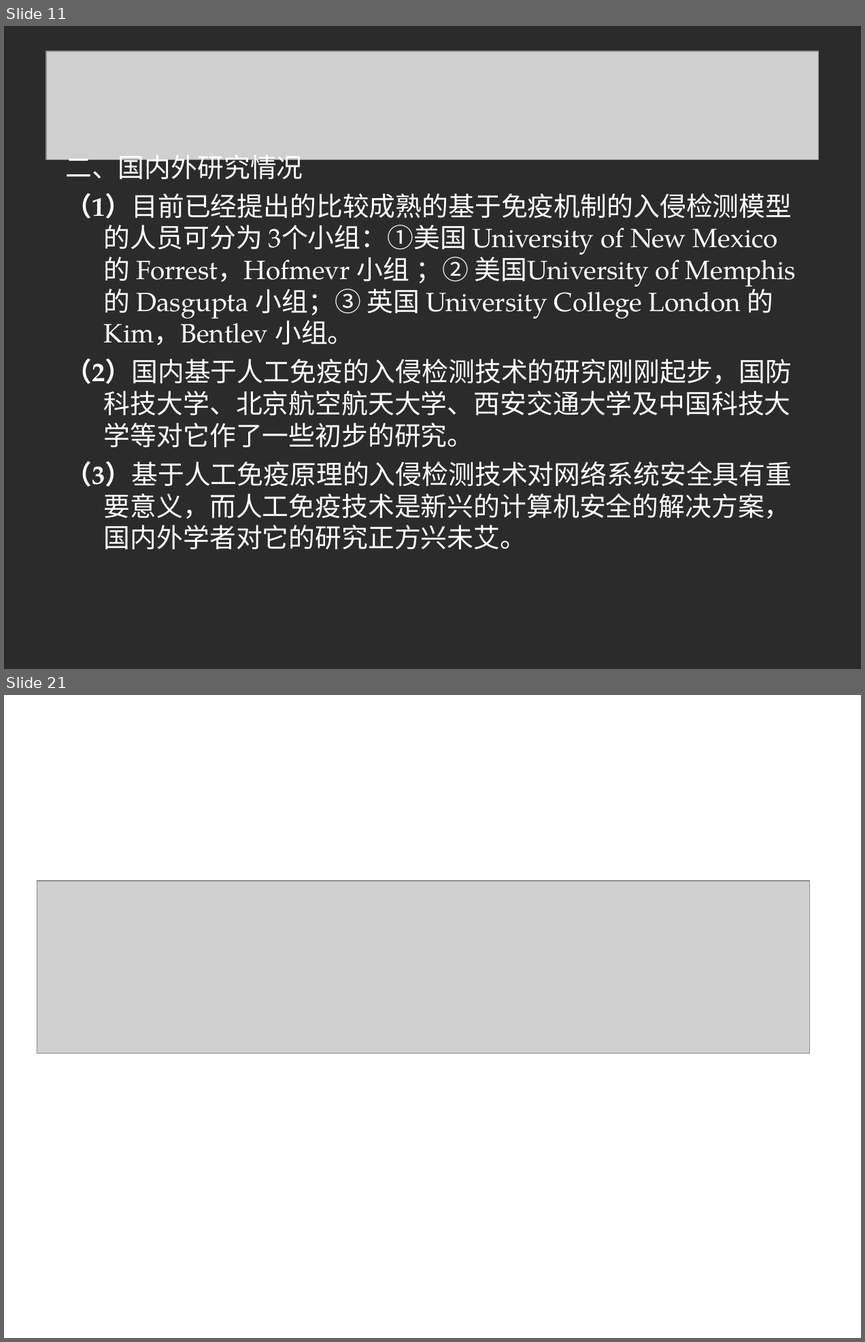
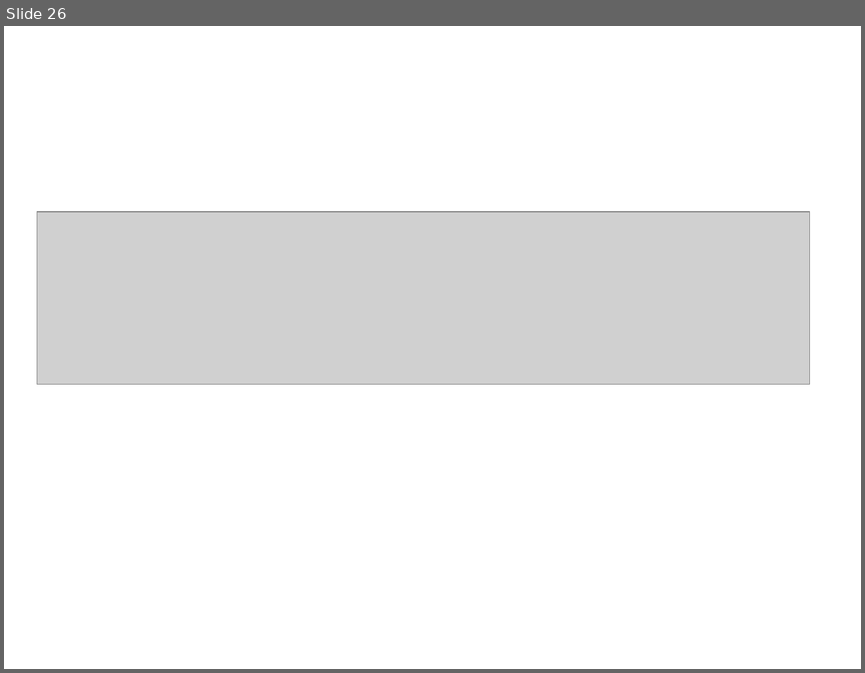
Before and after one commit to linuxsky/sip-alg, a slide deck: design-documents/SIP-ALG解决方案答辩.ppt. Shown one above the other, each under a label of ours: slides 11 and 21 before the commit, slide 26 after it; the slides between them are not shown. The pictures are 865x1342 and 865x673 pixels, drawn with LibreOffice and Linux fonts; fonts in the diff are those of the drawing; grey boxes stand for pictures; background and template pictures are left out; a plain dark background stands for a picture behind light text. Boxes give left, top, right and bottom in pixels: in the first picture for what was removed or moved away, otherwise in the second. Text is boxed around its words. In the diff, an @@ line names an element or a change of style, - is before the commit and + after.

```diff
--- a/design-documents/SIP-ALG解决方案答辩.ppt
+++ b/design-documents/SIP-ALG解决方案答辩.ppt
@@ slide 11 removed at <box>4,26,861,669</box>, background picture (left out) @@
@@ picture removed at <box>46,51,818,160</box> @@
@@ text removed at <box>65,150,796,549</box> @@
-二、国内外研究情况
-（1）目前已经提出的比较成熟的基于免疫机制的入侵检测模型的人员可分为 3个小组：①美国 University of New Mexico 的 Forrest，Hofmevr 小组 ；② 美国University of Memphis 的 Dasgupta 小组；③ 英国 University College London 的Kim，Bentlev 小组。
-（2）国内基于人工免疫的入侵检测技术的研究刚刚起步，国防科技大学、北京航空航天大学、西安交通大学及中国科技大学等对它作了一些初步的研究。
-（3）基于人工免疫原理的入侵检测技术对网络系统安全具有重要意义，而人工免疫技术是新兴的计算机安全的解决方案，国内外学者对它的研究正方兴未艾。
@@ what was slide 21 is now slide 26 @@
```
Also in this commit, not shown: 2 slides changed, 24 slides added, 17 other slides removed.
